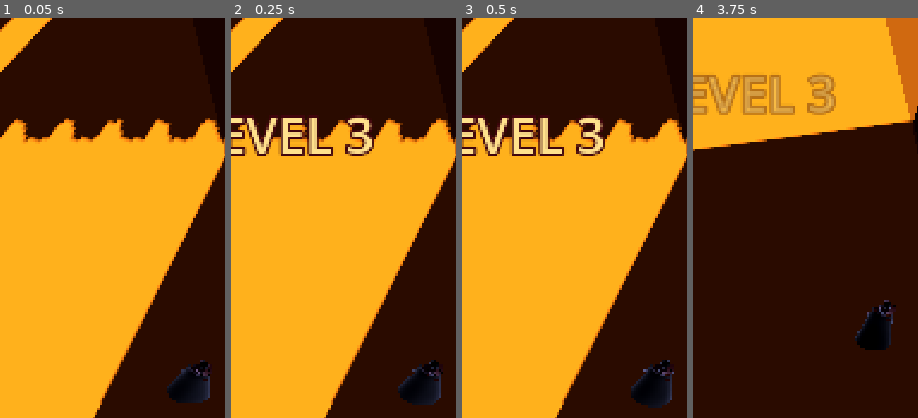
Above: before the commit, frames 1-4 (left to right).
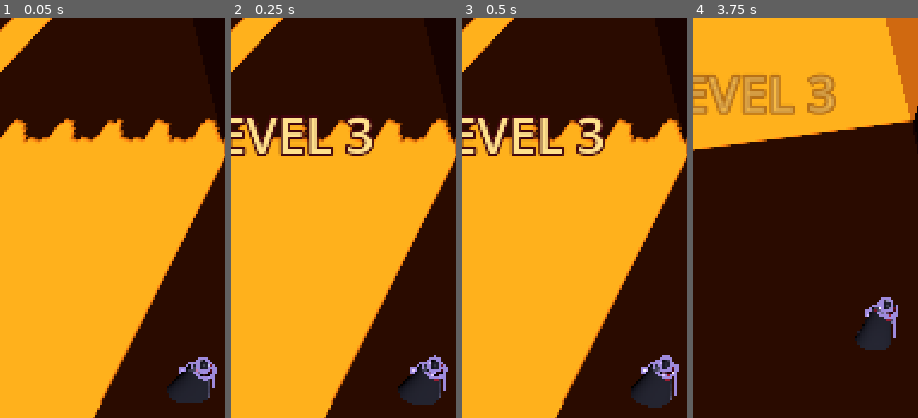
Above: after the commit, the same moments.

Repository: prateekroonwal-capsitech/DraculaRun
Game: Godot game, scene res://game/scenes/gameplay/shadow_run/levels/Level03.tscn
The game is run twice, just before and just after one commit, with the same random seed, the same clock (stepped at 60 frames per second) and the same inputs. This scene is started directly instead of the project's main scene.
Inputs (mouse positions are % of the whole screen's width and height, from its top left):
- Up to frame 1 (0.05 s): no input
- Up to frame 2 (0.25 s): no input
- Up to frame 3 (0.5 s): no input
- Up to frame 4 (3.75 s): tap Enter at 0.5 s; move the mouse to (72, 45) at 0.52 s; hold E (sun_right) 0.53-1.25 s; click (72, 45) at 0.67 s; click "II" at 1.25 s; click "Joystick" at 2 s; click "Slider" at 2.75 s; click "Resume" at 3.5 s
The pictures show only the part of the screen within x 38-88%, y 27-77%; the shares and areas given below are measured in that part.

The runs differ from the first frame. In frame 1, 1.2% of the frame differs, in the area x 74-97%, y 84-97%; in frame 2, 1.3%; in frame 3, 1.5%; in frame 4, 1.5%, in the area x 72-92%, y 69-83%.

Commit message:
added glow to dracula

Diff:
--- /dev/null
+++ b/game/assets/materials/dracula/dracula_boots.tres
@@ -0,0 +1,10 @@
+[gd_resource type="StandardMaterial3D" format=3]
+
+[ext_resource type="Material" path="res://game/assets/materials/dracula/dracula_rim.tres" id="1_rim"]
+
+[resource]
+resource_name = "Boots"
+next_pass = ExtResource("1_rim")
+albedo_color = Color(0.1529, 0.1529, 0.1608, 1)
+metallic = 0.1
+roughness = 0.25
--- /dev/null
+++ b/game/assets/materials/dracula/dracula_cloak.tres
@@ -0,0 +1,10 @@
+[gd_resource type="StandardMaterial3D" format=3]
+
+[ext_resource type="Material" path="res://game/assets/materials/dracula/dracula_rim.tres" id="1_rim"]
+
+[resource]
+resource_name = "Cloak"
+next_pass = ExtResource("1_rim")
+cull_mode = 2
+albedo_color = Color(0.1725, 0.1725, 0.1882, 1)
+roughness = 0.55
--- /dev/null
+++ b/game/assets/materials/dracula/dracula_coat.tres
@@ -0,0 +1,9 @@
+[gd_resource type="StandardMaterial3D" format=3]
+
+[ext_resource type="Material" path="res://game/assets/materials/dracula/dracula_rim.tres" id="1_rim"]
+
+[resource]
+resource_name = "Coat"
+next_pass = ExtResource("1_rim")
+albedo_color = Color(0.302, 0.302, 0.3412, 1)
+roughness = 0.7
--- /dev/null
+++ b/game/assets/materials/dracula/dracula_cravat.tres
@@ -0,0 +1,9 @@
+[gd_resource type="StandardMaterial3D" format=3]
+
+[ext_resource type="Material" path="res://game/assets/materials/dracula/dracula_rim.tres" id="1_rim"]
+
+[resource]
+resource_name = "Cravat"
+next_pass = ExtResource("1_rim")
+albedo_color = Color(0.9451, 0.9451, 0.9373, 1)
+roughness = 0.8
--- /dev/null
+++ b/game/assets/materials/dracula/dracula_eyes.tres
@@ -0,0 +1,12 @@
+[gd_resource type="StandardMaterial3D" format=3]
+
+[ext_resource type="Material" path="res://game/assets/materials/dracula/dracula_rim.tres" id="1_rim"]
+
+[resource]
+resource_name = "Eyes"
+next_pass = ExtResource("1_rim")
+albedo_color = Color(1, 0.3804, 0.2706, 1)
+roughness = 0.3
+emission_enabled = true
+emission = Color(1, 0.3137, 0.2196, 1)
+emission_energy_multiplier = 2.6
--- /dev/null
+++ b/game/assets/materials/dracula/dracula_gloves.tres
@@ -0,0 +1,9 @@
+[gd_resource type="StandardMaterial3D" format=3]
+
+[ext_resource type="Material" path="res://game/assets/materials/dracula/dracula_rim.tres" id="1_rim"]
+
+[resource]
+resource_name = "Gloves"
+next_pass = ExtResource("1_rim")
+albedo_color = Color(0.1882, 0.1882, 0.2078, 1)
+roughness = 0.6
--- /dev/null
+++ b/game/assets/materials/dracula/dracula_hair.tres
@@ -0,0 +1,9 @@
+[gd_resource type="StandardMaterial3D" format=3]
+
+[ext_resource type="Material" path="res://game/assets/materials/dracula/dracula_rim.tres" id="1_rim"]
+
+[resource]
+resource_name = "Hair"
+next_pass = ExtResource("1_rim")
+albedo_color = Color(0.1529, 0.1529, 0.1725, 1)
+roughness = 0.35
--- /dev/null
+++ b/game/assets/materials/dracula/dracula_lining.tres
@@ -0,0 +1,10 @@
+[gd_resource type="StandardMaterial3D" format=3]
+
+[ext_resource type="Material" path="res://game/assets/materials/dracula/dracula_rim.tres" id="1_rim"]
+
+[resource]
+resource_name = "Lining"
+next_pass = ExtResource("1_rim")
+cull_mode = 2
+albedo_color = Color(0.7216, 0.1529, 0.2078, 1)
+roughness = 0.45
--- /dev/null
+++ b/game/assets/materials/dracula/dracula_outline.tres
@@ -0,0 +1,9 @@
+[gd_resource type="ShaderMaterial" format=3]
+
+[ext_resource type="Shader" path="res://game/assets/shaders/dracula_outline.gdshader" id="1_outline"]
+
+[resource]
+render_priority = -1
+shader = ExtResource("1_outline")
+shader_parameter/outline_color = Color(0.62, 0.54, 0.86, 1)
+shader_parameter/outline_width = 1.6
--- /dev/null
+++ b/game/assets/materials/dracula/dracula_rim.tres
@@ -0,0 +1,15 @@
+[gd_resource type="ShaderMaterial" format=3]
+
+[ext_resource type="Shader" path="res://game/assets/shaders/dracula_rim.gdshader" id="1_rim"]
+[ext_resource type="Material" path="res://game/assets/materials/dracula/dracula_outline.tres" id="2_outline"]
+
+[resource]
+render_priority = 1
+next_pass = ExtResource("2_outline")
+shader = ExtResource("1_rim")
+shader_parameter/rim_color = Color(0.78, 0.72, 1, 1)
+shader_parameter/rim_strength = 0.6
+shader_parameter/rim_width = 0.28
+shader_parameter/burn_color = Color(1, 0.42, 0.06, 1)
+shader_parameter/intensity = 0.0
+shader_parameter/burn_power = 2.2
--- /dev/null
+++ b/game/assets/materials/dracula/dracula_ruby.tres
@@ -0,0 +1,12 @@
+[gd_resource type="StandardMaterial3D" format=3]
+
+[ext_resource type="Material" path="res://game/assets/materials/dracula/dracula_rim.tres" id="1_rim"]
+
+[resource]
+resource_name = "Ruby"
+next_pass = ExtResource("1_rim")
+albedo_color = Color(0.7961, 0, 0.2471, 1)
+roughness = 0.2
+emission_enabled = true
+emission = Color(0.5373, 0, 0.1529, 1)
+emission_energy_multiplier = 2.0
--- /dev/null
+++ b/game/assets/materials/dracula/dracula_silver.tres
@@ -0,0 +1,10 @@
+[gd_resource type="StandardMaterial3D" format=3]
+
+[ext_resource type="Material" path="res://game/assets/materials/dracula/dracula_rim.tres" id="1_rim"]
+
+[resource]
+resource_name = "Silver"
+next_pass = ExtResource("1_rim")
+albedo_color = Color(0.9059, 0.9059, 0.9294, 1)
+metallic = 1.0
+roughness = 0.3
--- /dev/null
+++ b/game/assets/materials/dracula/dracula_skin.tres
@@ -0,0 +1,9 @@
+[gd_resource type="StandardMaterial3D" format=3]
+
+[ext_resource type="Material" path="res://game/assets/materials/dracula/dracula_rim.tres" id="1_rim"]
+
+[resource]
+resource_name = "Skin"
+next_pass = ExtResource("1_rim")
+albedo_color = Color(0.898, 0.902, 0.9294, 1)
+roughness = 0.6
--- /dev/null
+++ b/game/assets/materials/dracula/dracula_trousers.tres
@@ -0,0 +1,9 @@
+[gd_resource type="StandardMaterial3D" format=3]
+
+[ext_resource type="Material" path="res://game/assets/materials/dracula/dracula_rim.tres" id="1_rim"]
+
+[resource]
+resource_name = "Trousers"
+next_pass = ExtResource("1_rim")
+albedo_color = Color(0.2471, 0.2471, 0.2706, 1)
+roughness = 0.75
--- /dev/null
+++ b/game/assets/materials/dracula/dracula_waistcoat.tres
@@ -0,0 +1,9 @@
+[gd_resource type="StandardMaterial3D" format=3]
+
+[ext_resource type="Material" path="res://game/assets/materials/dracula/dracula_rim.tres" id="1_rim"]
+
+[resource]
+resource_name = "Waistcoat"
+next_pass = ExtResource("1_rim")
+albedo_color = Color(0.6784, 0.1725, 0.2471, 1)
+roughness = 0.55
--- a/game/assets/materials/dracula_eye.tres
+++ /dev/null
@@ -1,5 +0,0 @@
-[gd_resource type="StandardMaterial3D" format=3]
-
-[resource]
-shading_mode = 0
-albedo_color = Color(1, 0.08, 0.05, 1)
--- a/game/assets/materials/dracula_rim.tres
+++ /dev/null
@@ -1,13 +0,0 @@
-[gd_resource type="ShaderMaterial" format=3]
-
-[ext_resource type="Shader" path="res://game/assets/shaders/dracula_rim.gdshader" id="1_rim"]
-
-[resource]
-render_priority = 1
-shader = ExtResource("1_rim")
-shader_parameter/silhouette_color = Color(0.62, 0.66, 1, 1)
-shader_parameter/silhouette_intensity = 0.55
-shader_parameter/silhouette_power = 3.0
-shader_parameter/rim_color = Color(1, 0.42, 0.06, 1)
-shader_parameter/intensity = 0.0
-shader_parameter/rim_power = 2.2
--- /dev/null
+++ b/game/assets/shaders/dracula_outline.gdshader
@@ -0,0 +1,25 @@
+shader_type spatial;
+// Inverted-hull outline (next_pass of dracula_rim.tres): back faces pushed out along the
+// normal in SCREEN space, so the line stays `outline_width` pixels wide at any distance
+// (readable at phone size). Drawn in the transparent pass (ALPHA is written), so it never
+// casts a shadow and never changes the ground shadows.
+render_mode unshaded, cull_front, shadows_disabled, depth_draw_never;
+
+uniform vec4 outline_color : source_color = vec4(0.62, 0.54, 0.86, 1.0);
+// Line width in screen pixels.
+uniform float outline_width : hint_range(0.0, 8.0) = 1.6;
+
+void vertex() {
+	vec4 clip = PROJECTION_MATRIX * (MODELVIEW_MATRIX * vec4(VERTEX, 1.0));
+	vec3 view_normal = normalize((MODELVIEW_MATRIX * vec4(NORMAL, 0.0)).xyz);
+	vec2 dir = (PROJECTION_MATRIX * vec4(view_normal, 0.0)).xy;
+	if (length(dir) > 0.0001) {
+		clip.xy += normalize(dir) * outline_width * 2.0 / VIEWPORT_SIZE * clip.w;
+	}
+	POSITION = clip;
+}
+
+void fragment() {
+	ALBEDO = outline_color.rgb;
+	ALPHA = outline_color.a;
+}
--- a/game/assets/shaders/dracula_rim.gdshader
+++ b/game/assets/shaders/dracula_rim.gdshader
@@ -1,21 +1,23 @@
 shader_type spatial;
-// Additive fresnel overlay on Dracula's mesh (material_overlay in DraculaVisual.tscn).
-//   * silhouette rim: always on, a cool moonlit edge so his dark shape reads against
-//     near-black shadows;
-//   * burn rim: `intensity` is driven by DraculaController (0 = none, ~2.4 = fully
-//     burning, 7 = death flare).
+// Fresnel rim, used as the next_pass of every Dracula surface material
+// (game/assets/materials/dracula/*.tres) — it ADDS light at the silhouette edge and never
+// replaces the surface colour.
+//   * rim: always on, a cool pale-violet edge so his shape reads against near-black shade;
+//   * burn: `intensity` is driven by DraculaController (0 = none, ~2.4 = fully burning,
+//     7 = death flare).
 render_mode unshaded, blend_add, depth_draw_never, shadows_disabled, cull_back;
 
-uniform vec4 silhouette_color : source_color = vec4(0.62, 0.66, 1.0, 1.0);
-uniform float silhouette_intensity : hint_range(0.0, 4.0) = 0.55;
-uniform float silhouette_power : hint_range(0.5, 8.0) = 3.0;
-uniform vec4 rim_color : source_color = vec4(1.0, 0.42, 0.06, 1.0);
+uniform vec4 rim_color : source_color = vec4(0.78, 0.72, 1.0, 1.0);
+uniform float rim_strength : hint_range(0.0, 4.0) = 0.6;
+// Fraction of the fresnel range that glows: 0.15 = thin edge, 0.6 = broad.
+uniform float rim_width : hint_range(0.02, 1.0) = 0.28;
+uniform vec4 burn_color : source_color = vec4(1.0, 0.42, 0.06, 1.0);
 uniform float intensity : hint_range(0.0, 10.0) = 0.0;
-uniform float rim_power : hint_range(0.5, 8.0) = 2.2;
+uniform float burn_power : hint_range(0.5, 8.0) = 2.2;
 
 void fragment() {
-	float f = 1.0 - clamp(dot(NORMAL, VIEW), 0.0, 1.0);
-	vec3 silhouette = silhouette_color.rgb * silhouette_intensity * pow(f, silhouette_power);
-	vec3 burn = rim_color.rgb * intensity * (pow(f, rim_power) + 0.12);
-	ALBEDO = silhouette + burn;
+	float f = 1.0 - clamp(abs(dot(NORMAL, VIEW)), 0.0, 1.0);
+	float rim = smoothstep(1.0 - rim_width, 1.0, f);
+	vec3 burn = burn_color.rgb * intensity * (pow(f, burn_power) + 0.12);
+	ALBEDO = rim_color.rgb * rim_strength * rim + burn;
 }
--- /dev/null
+++ b/game/scenes/gameplay/shadow_run/player/CharacterLight.tscn
@@ -0,0 +1,12 @@
+[gd_scene format=3]
+
+[node name="CharacterLight" type="DirectionalLight3D"]
+editor_description = "Lights ONLY the Character render layer (layer 2 = Dracula's mesh): his colours read in near-black shade while the ground, props and every shadow stay exactly as dark. Shadows off. top_level so it keeps the camera's direction (from the camera side, looking down like the camera) instead of turning with Dracula. Tune light_energy / light_color here."
+top_level = true
+transform = Transform3D(1, 0, 0, 0, 0.5736, 0.8192, 0, -0.8192, 0.5736, 0, 10, 4)
+light_color = Color(0.84, 0.86, 1, 1)
+light_energy = 1.3
+light_specular = 0.25
+light_cull_mask = 2
+shadow_enabled = false
+sky_mode = 1
--- a/game/scenes/gameplay/shadow_run/player/Dracula.tscn
+++ b/game/scenes/gameplay/shadow_run/player/Dracula.tscn
@@ -7,7 +7,7 @@
 [ext_resource type="PackedScene" path="res://game/scenes/gameplay/shadow_run/player/DraculaVisual.tscn" id="6_visual"]
 [ext_resource type="PackedScene" path="res://game/scenes/gameplay/shadow_run/player/BurnFX.tscn" id="11_burn"]
 [ext_resource type="PackedScene" path="res://game/scenes/gameplay/shadow_run/player/DeathFX.tscn" id="12_death"]
-[ext_resource type="Material" path="res://game/assets/materials/dracula_rim.tres" id="13_rim"]
+[ext_resource type="Material" path="res://game/assets/materials/dracula/dracula_rim.tres" id="13_rim"]
 
 [sub_resource type="CapsuleShape3D" id="Shape_body"]
 radius = 0.3
--- a/game/scenes/gameplay/shadow_run/player/DraculaController.gd
+++ b/game/scenes/gameplay/shadow_run/player/DraculaController.gd
@@ -55,7 +55,7 @@
 ## Foot-level footprint the ShadowSensor ray-casts from (matches ShadeGrid's
 ## ground-point rule, so "standing on a shaded cell" = "not burning").
 @export var sample_points: Array[Node3D] = []
-## dracula_rim.tres (material_overlay on the model); its burn `intensity` is animated.
+## materials/dracula/dracula_rim.tres (next_pass of every surface material); its burn `intensity` is animated.
 @export var rim_material: ShaderMaterial
 
 @export_group("Burn feedback")
--- a/game/scenes/gameplay/shadow_run/player/DraculaVisual.tscn
+++ b/game/scenes/gameplay/shadow_run/player/DraculaVisual.tscn
@@ -2,8 +2,20 @@
 
 [ext_resource type="PackedScene" path="res://game/scenes/gameplay/shadow_run/player/Dracula/dracula.glb" id="1_glb"]
 [ext_resource type="Script" path="res://game/scenes/gameplay/shadow_run/player/DraculaVisual.gd" id="2_vis"]
-[ext_resource type="Material" path="res://game/assets/materials/dracula_rim.tres" id="3_rim"]
-[ext_resource type="Material" path="res://game/assets/materials/dracula_eye.tres" id="4_eye"]
+[ext_resource type="Material" path="res://game/assets/materials/dracula/dracula_skin.tres" id="m0_skin"]
+[ext_resource type="Material" path="res://game/assets/materials/dracula/dracula_coat.tres" id="m1_coat"]
+[ext_resource type="Material" path="res://game/assets/materials/dracula/dracula_trousers.tres" id="m2_trousers"]
+[ext_resource type="Material" path="res://game/assets/materials/dracula/dracula_waistcoat.tres" id="m3_waistcoat"]
+[ext_resource type="Material" path="res://game/assets/materials/dracula/dracula_cravat.tres" id="m4_cravat"]
+[ext_resource type="Material" path="res://game/assets/materials/dracula/dracula_cloak.tres" id="m5_cloak"]
+[ext_resource type="Material" path="res://game/assets/materials/dracula/dracula_lining.tres" id="m6_lining"]
+[ext_resource type="Material" path="res://game/assets/materials/dracula/dracula_hair.tres" id="m7_hair"]
+[ext_resource type="Material" path="res://game/assets/materials/dracula/dracula_eyes.tres" id="m8_eyes"]
+[ext_resource type="Material" path="res://game/assets/materials/dracula/dracula_ruby.tres" id="m9_ruby"]
+[ext_resource type="Material" path="res://game/assets/materials/dracula/dracula_silver.tres" id="m10_silver"]
+[ext_resource type="Material" path="res://game/assets/materials/dracula/dracula_gloves.tres" id="m11_gloves"]
+[ext_resource type="Material" path="res://game/assets/materials/dracula/dracula_boots.tres" id="m12_boots"]
+[ext_resource type="PackedScene" path="res://game/scenes/gameplay/shadow_run/player/CharacterLight.tscn" id="5_light"]
 
 [sub_resource type="AnimationNodeAnimation" id="Anim_idle"]
 animation = &"Idle"
@@ -38,14 +50,26 @@
 node_connections = [&"Speed", 0, &"Locomotion", &"output", 0, &"Speed"]
 
 [node name="DraculaVisual" node_paths=PackedStringArray("animation_tree") instance=ExtResource("1_glb")]
-editor_description = "Inherited scene of Dracula/dracula.glb …(129 unchanged characters)… e on this root; graph in AnimationTree. Rim: material_overlay on DraculaMesh (dracula_rim.tres)."
+editor_description = "Inherited scene of Dracula/dracula.glb …(129 unchanged characters)… e on this root; graph in AnimationTree. Colours: the .glb materials, duplicated per surface in game/assets/materials/dracula/ (each with next_pass dracula_rim → dracula_outline). Mesh on render layer 2 (Character), lit extra by CharacterLight (cull mask = Character only)."
 transform = Transform3D(-1, 0, 0, 0, 1, 0, 0, 0, -1, 0, 0, 0)
 script = ExtResource("2_vis")
 animation_tree = NodePath("AnimationTree")
 
 [node name="DraculaMesh" parent="Armature/Skeleton3D" index="0"]
-material_overlay = ExtResource("3_rim")
-surface_material_override/8 = ExtResource("4_eye")
+layers = 2
+surface_material_override/0 = ExtResource("m0_skin")
+surface_material_override/1 = ExtResource("m1_coat")
+surface_material_override/2 = ExtResource("m2_trousers")
+surface_material_override/3 = ExtResource("m3_waistcoat")
+surface_material_override/4 = ExtResource("m4_cravat")
+surface_material_override/5 = ExtResource("m5_cloak")
+surface_material_override/6 = ExtResource("m6_lining")
+surface_material_override/7 = ExtResource("m7_hair")
+surface_material_override/8 = ExtResource("m8_eyes")
+surface_material_override/9 = ExtResource("m9_ruby")
+surface_material_override/10 = ExtResource("m10_silver")
+surface_material_override/11 = ExtResource("m11_gloves")
+surface_material_override/12 = ExtResource("m12_boots")
 
 [node name="AnimationTree" type="AnimationTree" parent="." index="2"]
 editor_description = "Locomotion (BlendSpace1D Idle 0 / Walk 1.44 / Run 4.24 m/s) → Speed (TimeScale, anti foot-slide) → output. Driven by DraculaVisual.gd."
@@ -53,3 +77,5 @@
 anim_player = NodePath("../AnimationPlayer")
 parameters/Locomotion/blend_position = 0.0
 parameters/Speed/scale = 1.0
+
+[node name="CharacterLight" parent="." index="3" instance=ExtResource("5_light")]
--- a/project.godot
+++ b/project.godot
@@ -69,6 +69,8 @@
 
 [layer_names]
 
+3d_render/layer_1="World"
+3d_render/layer_2="Character"
 3d_physics/layer_1="ground"
 3d_physics/layer_2="player"
 3d_physics/layer_3="obstacle"
Not shown, changed: docs/SHADOW_RUN_PROTOTYPE.md
